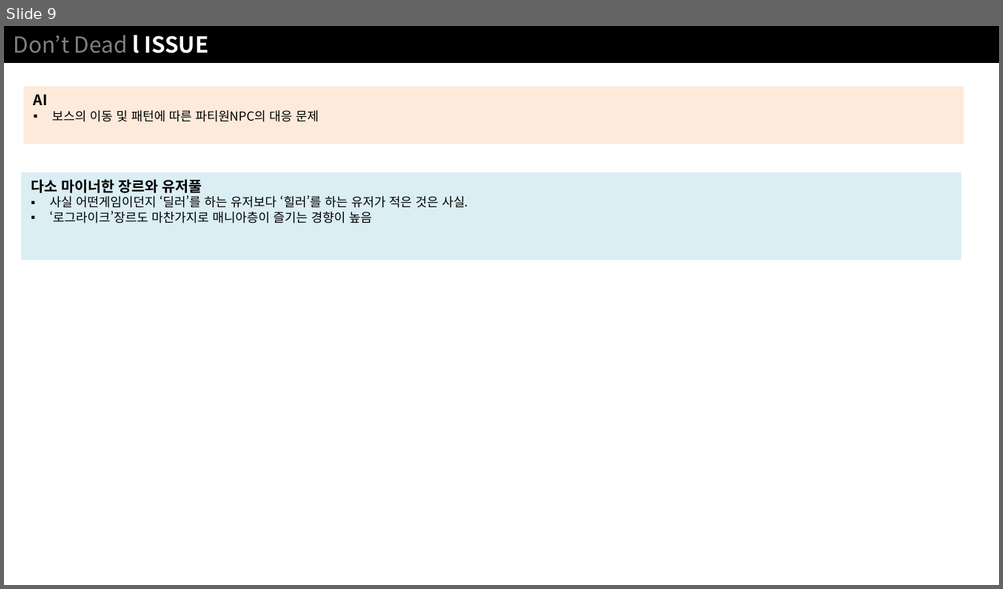
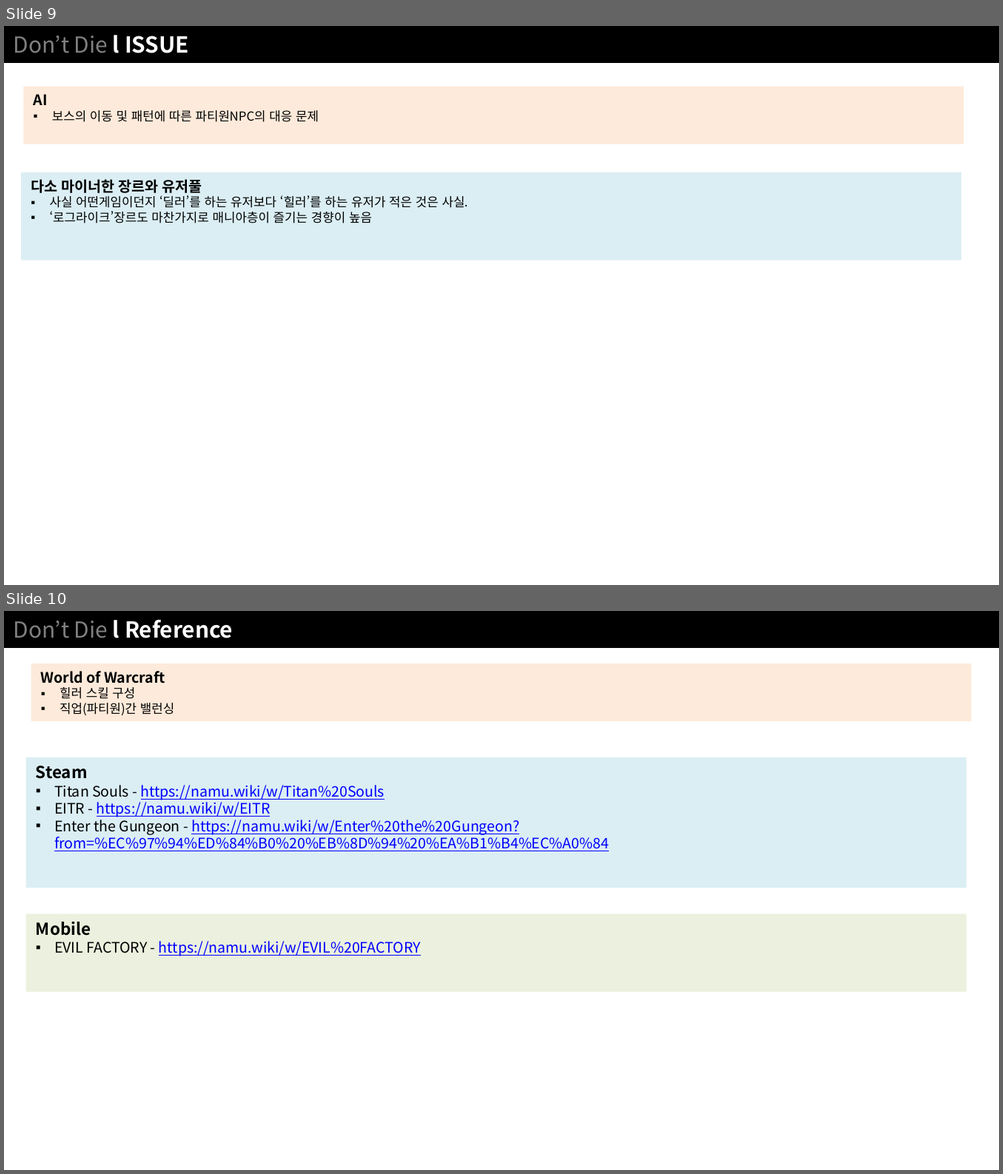
Before and after one commit to NoahCalhoun/DontDie, a slide deck: DDDocument/Don't Die ProtoType.pptx. Shown one above the other, each under a label of ours: slide 9 before the commit, slides 9 and 10 after it. The pictures are 1003x589 and 1003x1174 pixels, drawn with LibreOffice and Linux fonts; fonts in the diff are those of the drawing. Boxes give left, top, right and bottom in pixels: in the first picture for what was removed or moved away, otherwise in the second. Text is boxed around its words. In the diff, an @@ line names an element or a change of style, - is before the commit and + after.

Commit message:
doc
reference

```diff
--- a/DDDocument/Don't Die ProtoType.pptx
+++ b/DDDocument/Don't Die ProtoType.pptx
@@ slide 10 added at (4, 611, 999, 1170), background #FFFFFF @@
@@ rectangle added at (4, 611, 999, 648), fill #000000, 16 pt, text #FFFFFF, bold @@
+Don’t Die l Reference
@@ rectangle added at (31, 664, 970, 721), fill #FDEADA, 9 pt, text #000000 @@
+World of Warcraft
+▪ 힐러 스킬 구성
+▪ 직업(파티원)간 밸런싱
@@ rectangle added at (26, 758, 966, 888), fill #DBEEF4, 10.5 pt, text #0000FF, underline @@
+Steam
+▪ Titan Souls - https://namu.wiki/w/Titan%20Souls
+▪ EITR - https://namu.wiki/w/EITR
+▪ Enter the Gungeon - https://namu.wiki/w/Enter%20the%20Gungeon?from=%EC%97%94%ED%84%B0%20%EB%8D%94%20%EA%B1%B4%EC%A0%84
@@ rectangle added at (26, 914, 966, 992), fill #EBF1DE, 10.5 pt, text #0000FF, underline @@
+Mobile
+▪ EVIL FACTORY - https://namu.wiki/w/EVIL%20FACTORY
@@ slide 9 changed as well @@
@@ text in rectangle at (14, 35, 189, 53): text changed @@
-Don’t Dead l ISSUE
+Don’t Die l ISSUE
```
Also in this commit, not shown: 8 other slides changed.
